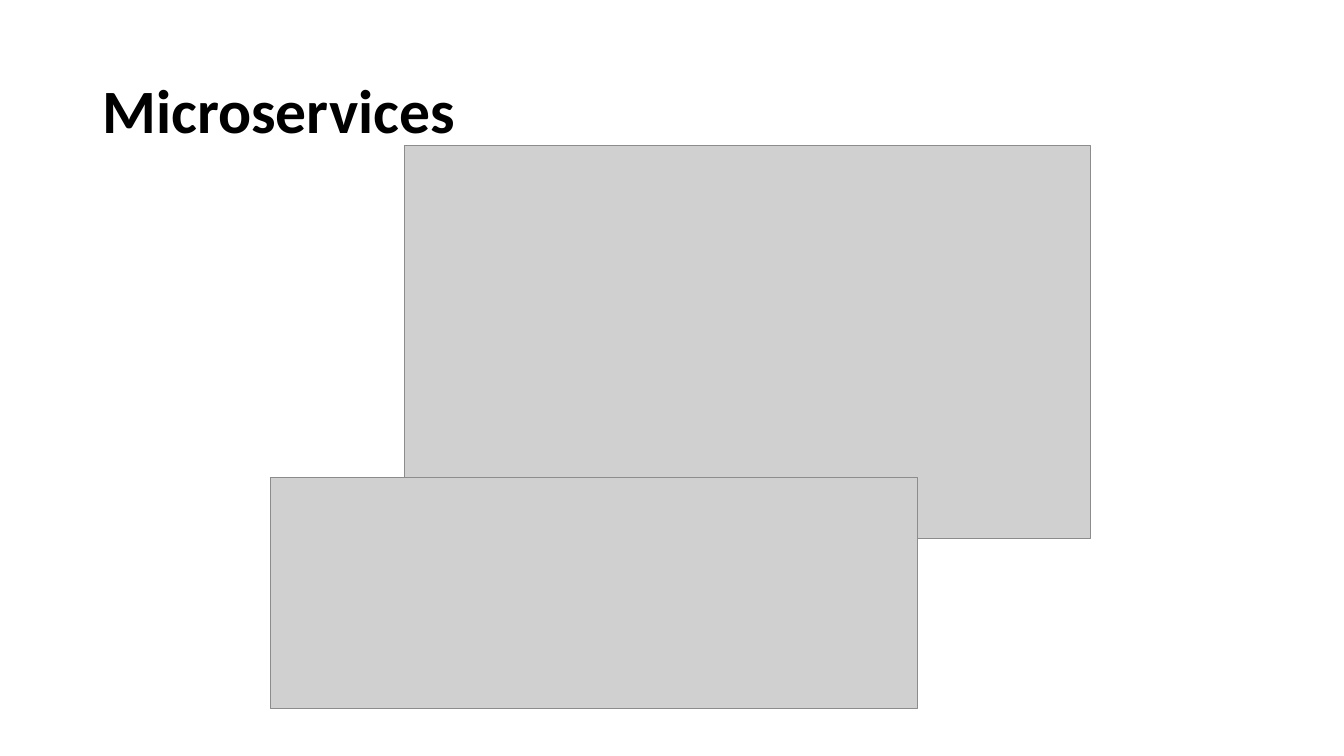
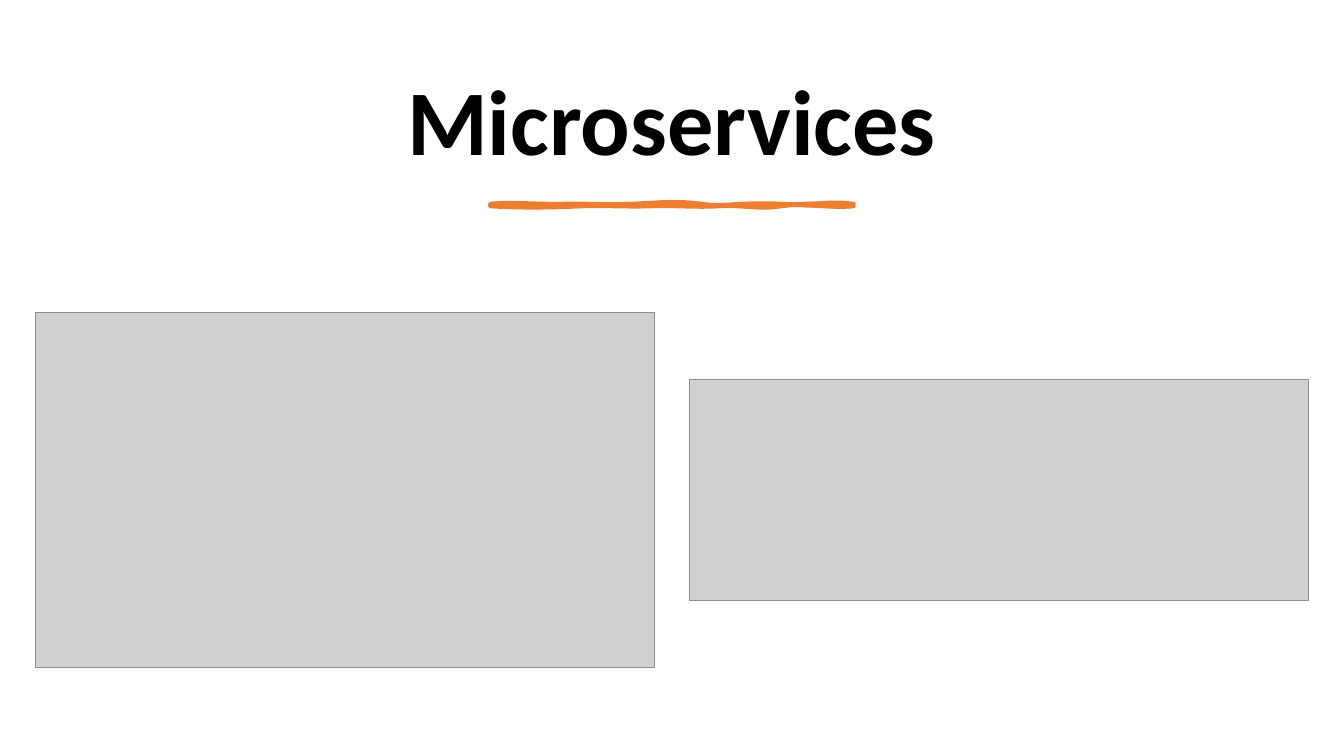
Before and after one commit to eylonmalin/k8s-training, a slide deck: slide 3 of day-1/Using Kubernetes Day 1.pptx. Drawn at 1344x756 pixels with LibreOffice and Linux fonts; fonts in the diff are those of the drawing; grey boxes stand for pictures. Boxes give left, top, right and bottom in pixels: in the first picture for what was removed or moved away, otherwise in the second. Text is boxed around its words. In the diff, an @@ line names an element or a change of style, - is before the commit and + after.

```diff
--- a/day-1/Using Kubernetes Day 1.pptx
+++ b/day-1/Using Kubernetes Day 1.pptx
@@ title "Microservices": place and size @@
-title "Microservices" at [102, 89, 454, 148]
+title "Microservices" at [407, 90, 935, 156]
@@ title "Microservices" at [407, 90, 935, 156]: size 44 to 66 pt; alignment left to centre @@
@@ freeform shape added at [491, 204, 854, 206], fill #ED7D31, outline #ED7D31 3.25 pt @@
@@ picture: place and size @@
-picture at [405, 145, 1091, 538]
+picture at [35, 313, 654, 668]
@@ picture added at [690, 379, 1309, 601] @@
@@ picture removed at [270, 478, 918, 709] @@
```
Also in this commit, not shown: 15 other slides changed, 10 slides added, 2 slides removed.
